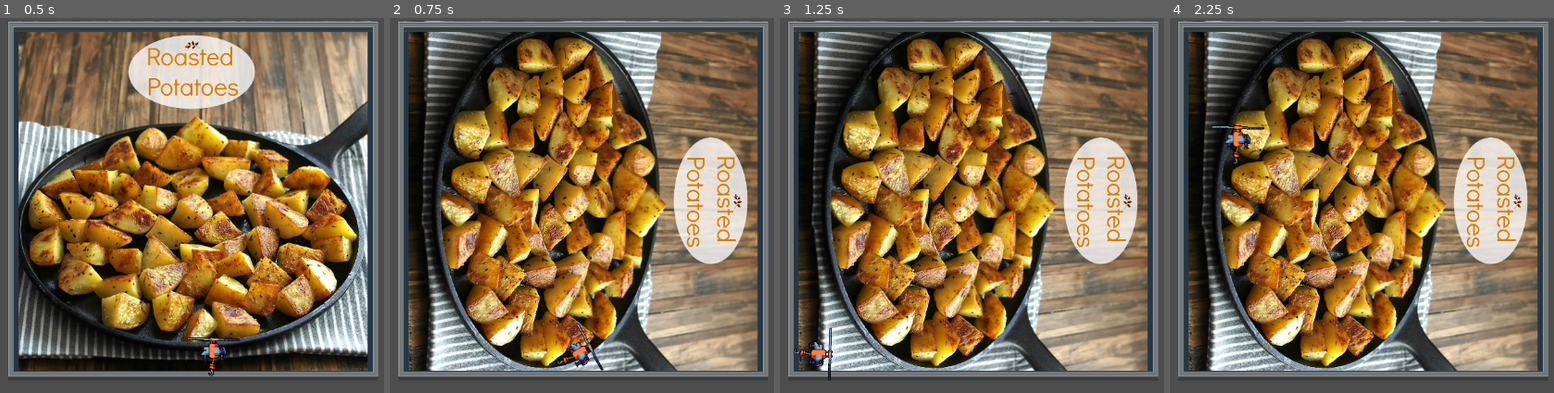
Above: before the commit, frames 1-4 (left to right).
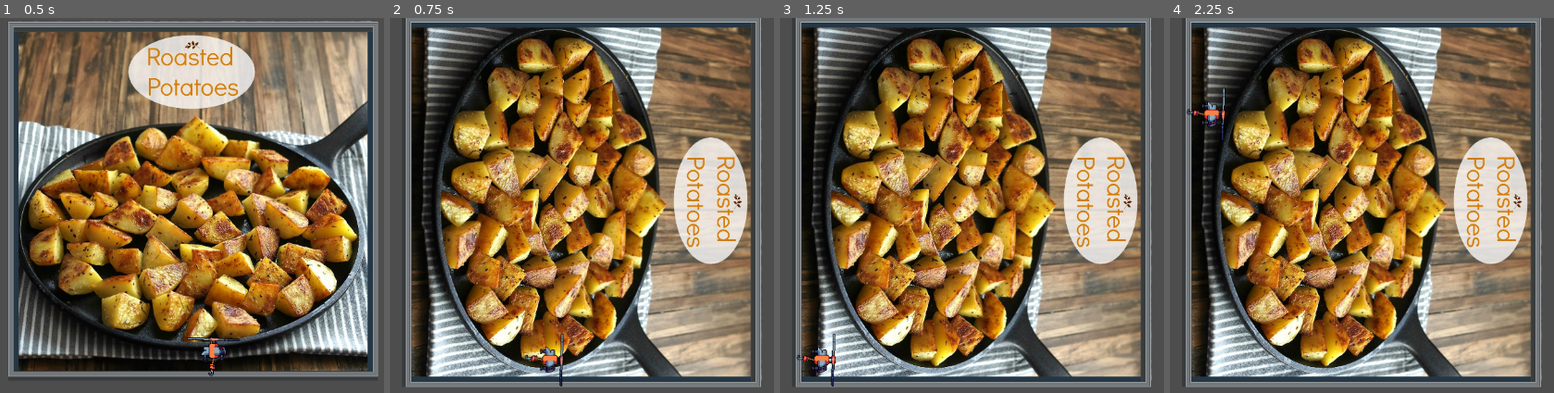
Above: after the commit, the same moments.

Repository: Luna264/gravitygame
Game: Godot game, scene res://node_2d.tscn
Same seed, same stepped clock (60 frames per second), same inputs: the game is played once before the commit and once after it.
Inputs:
- Up to frame 1 (0.5 s): no input
- Up to frame 2 (0.75 s): tap Enter at 0.5 s; hold D (gravRight) from 0.53 s (still down); tap Alt at 0.6 s
- Up to frame 3 (1.25 s): keep holding D (gravRight)
- Up to frame 4 (2.25 s): release D (gravRight) at 1.28 s; hold S (gravDown) 1.28-2.03 s; tap Shift at 1.35 s; hold D (gravRight) from 2.03 s (still down); tap Alt at 2.1 s

Frame 1 is identical in both runs. In frame 2, 14% of the frame differs, in the area x 2-99%, y 0-99%; in frame 3, 14%; in frame 4, 14%.

Commit message:
drone movement bug fix

Diff:
--- a/Game/gravitygame/ameera_drone_test.tscn
+++ b/Game/gravitygame/ameera_drone_test.tscn
@@ -1,12 +1,10 @@
-[gd_scene load_steps=3 format=3 uid="uid://djfnwhi5s6jx4"]
+[gd_scene load_steps=2 format=3 uid="uid://djfnwhi5s6jx4"]
 
-[ext_resource type="PackedScene" uid="uid://cyokgrcsw1k4r" path="res://temp drone/drone.tscn" id="1_a7w81"]
-[ext_resource type="Script" uid="uid://dipju2ohhhl2k" path="res://temp drone/drone.gd" id="2_vxx17"]
+[ext_resource type="PackedScene" uid="uid://ccuysms5rhg1t" path="res://temp drone/drone.tscn" id="1_a7w81"]
 
 [node name="drone test" type="Node2D"]
 
 [node name="drone" parent="." instance=ExtResource("1_a7w81")]
 position = Vector2(1, -2)
-script = ExtResource("2_vxx17")
 
 [node name="Camera2D" type="Camera2D" parent="."]
--- a/Game/gravitygame/node_2d.tscn
+++ b/Game/gravitygame/node_2d.tscn
@@ -1910,7 +1910,9 @@
 scale = Vector2(0.35, 0.35)
 texture = ExtResource("2_epypp")
 
-[node name="TileMapLayer" type="TileMapLayer" parent="level"]
+[node name="TileMapLayer" type="TileMapLayer" parent="level/SquareBg"]
+position = Vector2(-1685.7142, -888.57135)
+scale = Vector2(2.8571427, 2.8571427)
 tile_map_data = PackedByteArray("AAAVAAIAAQBOABgAAAAWAAIAAQBPABgAAAAXAAIAAQBQABgAAAAYAAIAAQBRABgAAAAZAAIAAQBSABgAAAAaAA …(2160 unchanged characters)…
 tile_set = SubResource("TileSet_kdubu")
 
--- a/Game/gravitygame/temp drone/drone.gd
+++ b/Game/gravitygame/temp drone/drone.gd
@@ -4,19 +4,19 @@
 
 func rotate_left():
 	var tween = create_tween()
-	tween.tween_property(self, "rotation_degrees", -90, 0.3)
+	tween.tween_property(self, "rotation_degrees", -90, 0)
 
 func rotate_right():
 	var tween = create_tween()
-	tween.tween_property(self, "rotation_degrees", 90, 0.3)
+	tween.tween_property(self, "rotation_degrees", 90, 0)
 
 func rotate_down():
 	var tween = create_tween()
-	tween.tween_property(self, "rotation_degrees", 180, 0.3)
+	tween.tween_property(self, "rotation_degrees", 180, 0)
 
 func rotate_up():
 	var tween = create_tween()
-	tween.tween_property(self, "rotation_degrees", 0, 0.3)
+	tween.tween_property(self, "rotation_degrees", 0, 0)
 
 
 func _physics_process(delta):
Not shown: 1 places in Game/gravitygame/node_2d.tscn that only renumber resources
